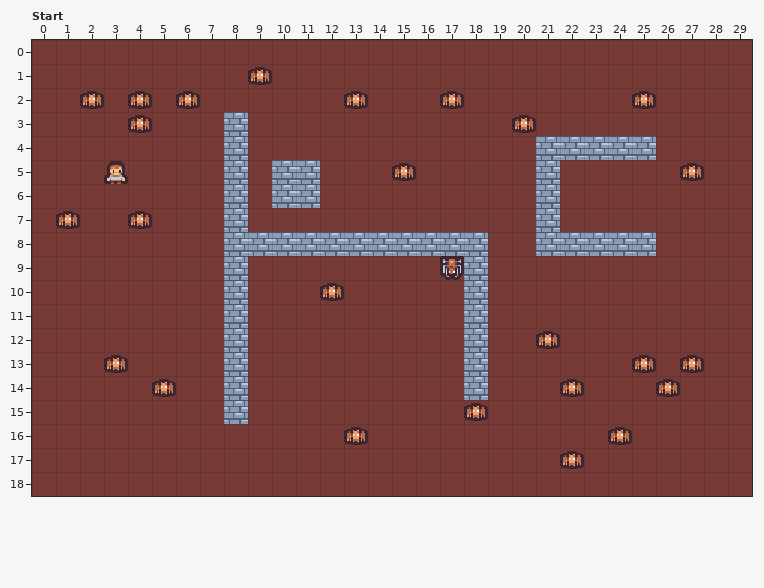
Level history. LDtk project: assets/resources/map_test.ldtk. That is the earlier state.
Cells are 16x16 px. Shown: Start x 0..29, y 0..18.
Now the later version:
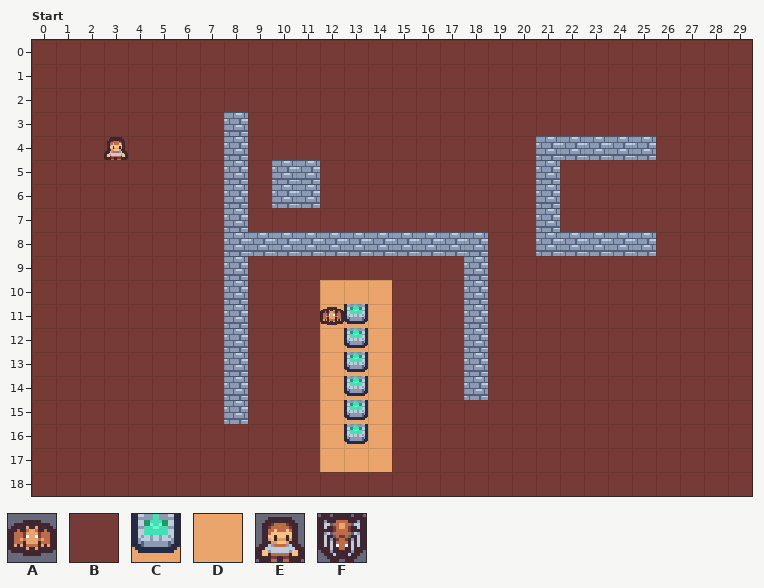
Key: from "Kenny_dungeon_floors": A 120; from "Kenny_dungeon_walls": B 0, C 32, D 48, E 85, F 122.
_ is an empty cell.
Objects are placed by their top-left corner, in cells (3,4 is the top-left corner of cell 3,4); size is 1x1 cell unless given.
Difference:
Layer "Tiles":
y 10: x 12..14 BBB -> DDD
y 11..16: x 12..14 BBB -> DCD
y 17: x 12..14 BBB -> DDD
Layer "Entities":
added: E "Player" at 3,4
added: A "Enemy_1" at 12,11
removed: E "Player" at 3,5
removed: A "Enemy_1" at 12,10
removed: F "Enemy_2" at 17,9
removed: A "Enemy_1" at 15,5
removed: A "Enemy_1" at 25,13
removed: A "Enemy_1" at 18,15
removed: A "Enemy_1" at 13,16
removed: A "Enemy_1" at 22,17
removed: A "Enemy_1" at 24,16
removed: A "Enemy_1" at 22,14
removed: A "Enemy_1" at 21,12
removed: A "Enemy_1" at 26,14
removed: A "Enemy_1" at 27,13
removed: A "Enemy_1" at 27,5
removed: A "Enemy_1" at 25,2
removed: A "Enemy_1" at 20,3
removed: A "Enemy_1" at 17,2
removed: A "Enemy_1" at 13,2
removed: A "Enemy_1" at 9,1
removed: A "Enemy_1" at 4,2
removed: A "Enemy_1" at 2,2
removed: A "Enemy_1" at 1,7
removed: A "Enemy_1" at 4,7
removed: A "Enemy_1" at 4,3
removed: A "Enemy_1" at 6,2
removed: A "Enemy_1" at 5,14
removed: A "Enemy_1" at 3,13
